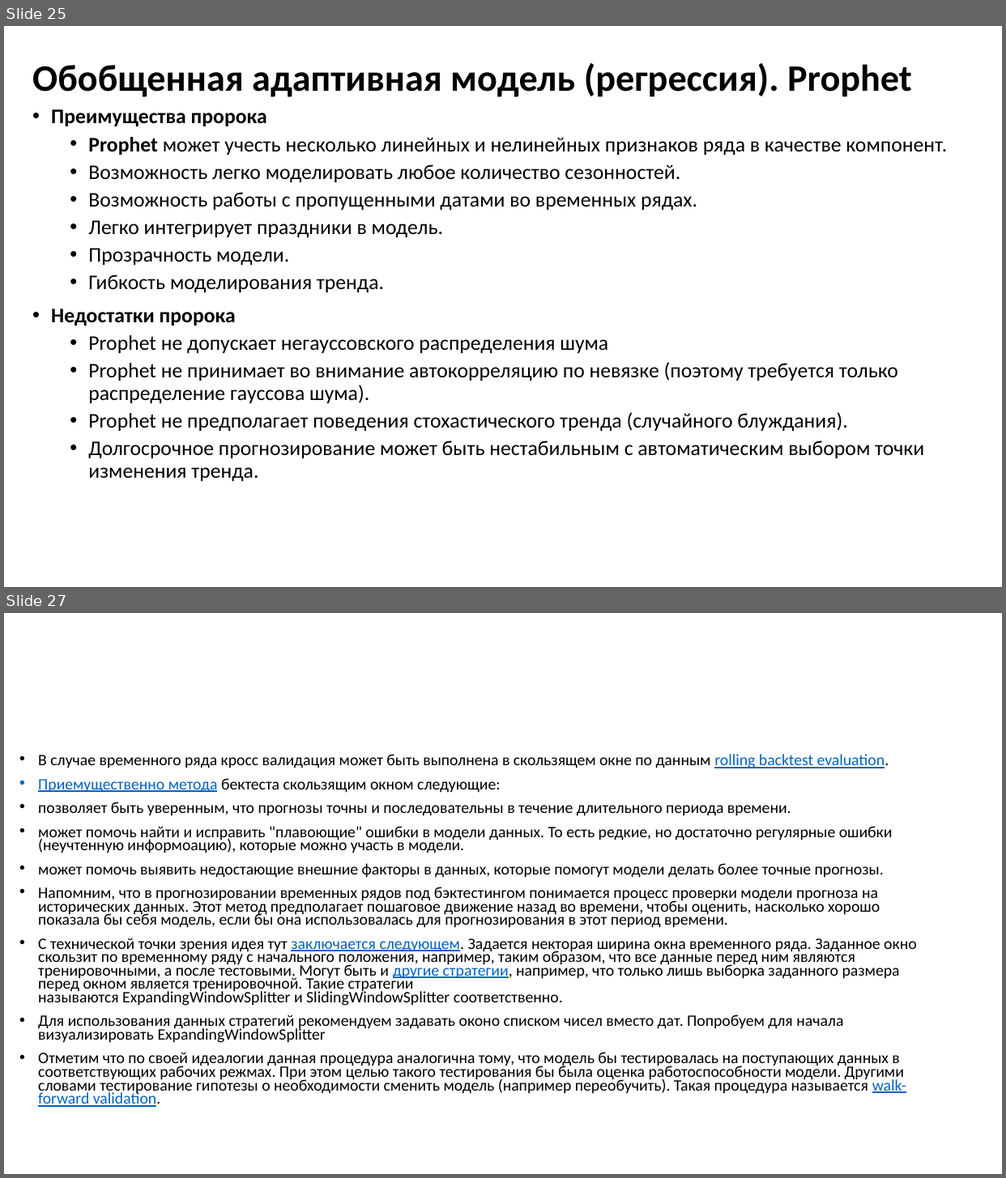
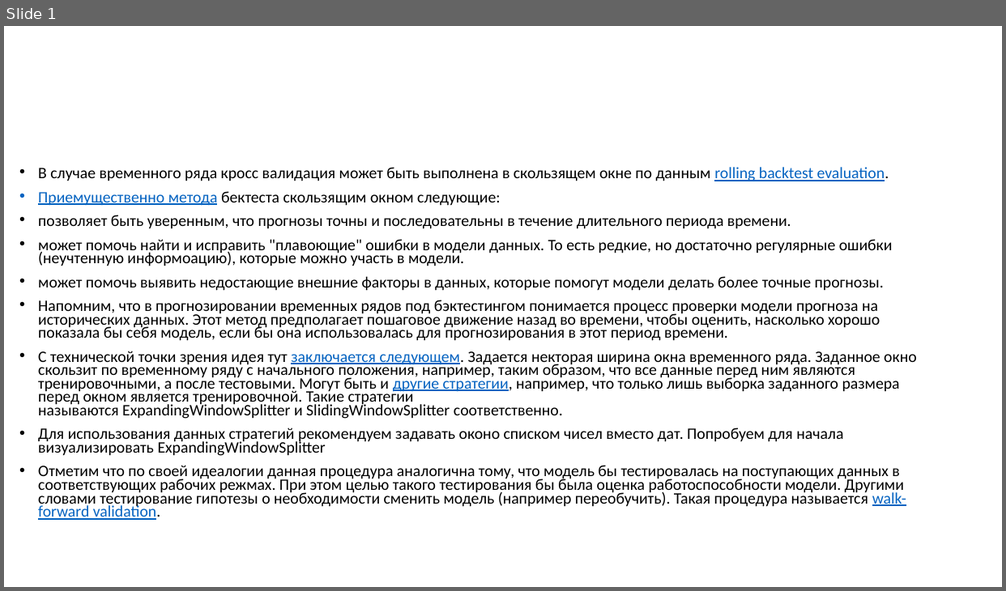
Before and after one commit to MVRonkin/TimeSeriesCourse, a slide deck: 2025/04-2 Оценка качества предсказаний ВР.pptx. Shown one above the other, each under a label of ours: slides 25 and 27 before the commit, slide 1 after it; the slides between them are not shown. The pictures are 1006x1178 and 1006x591 pixels, drawn with LibreOffice and Linux fonts; fonts in the diff are those of the drawing. Boxes give left, top, right and bottom in pixels: in the first picture for what was removed or moved away, otherwise in the second. Text is boxed around its words. In the diff, an @@ line names an element or a change of style, - is before the commit and + after.

```diff
--- a/2025/04-2 Оценка качества предсказаний ВР.pptx
+++ b/2025/04-2 Оценка качества предсказаний ВР.pptx
@@ slide 25 removed at <box>4,26,1002,587</box>, background #FFFFFF @@
@@ title removed at <box>32,63,912,97</box> @@
-Обобщенная адаптивная модель (регрессия). Prophet
@@ text removed at <box>51,109,947,482</box> @@
-• Преимущества пророка
-  • Prophet может учесть несколько линейных и нелинейных признаков ряда в качестве компонент.
-  • Возможность легко моделировать любое количество сезонностей.
-  • Возможность работы с пропущенными датами во временных рядах.
-  • Легко интегрирует праздники в модель.
-  • Прозрачность модели.
-  • Гибкость моделирования тренда.
-• Недостатки пророка
-  • Prophet не допускает негауссовского распределения шума
-  • Prophet не принимает во внимание автокорреляцию по невязке (поэтому требуется только распределение гауссова шума).
-  • Prophet не предполагает поведения стохастического тренда (случайного блуждания).
-  • Долгосрочное прогнозирование может быть нестабильным с автоматическим выбором точки изменения тренда.
@@ what was slide 27 is now slide 1 @@
```
Also in this commit, not shown: 1 slide added, 25 other slides removed.
